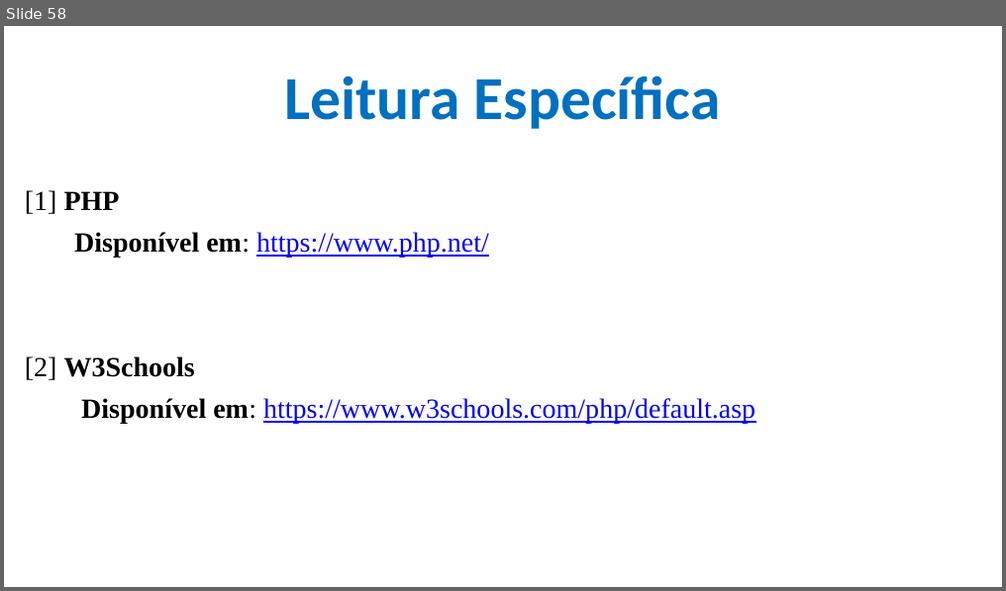
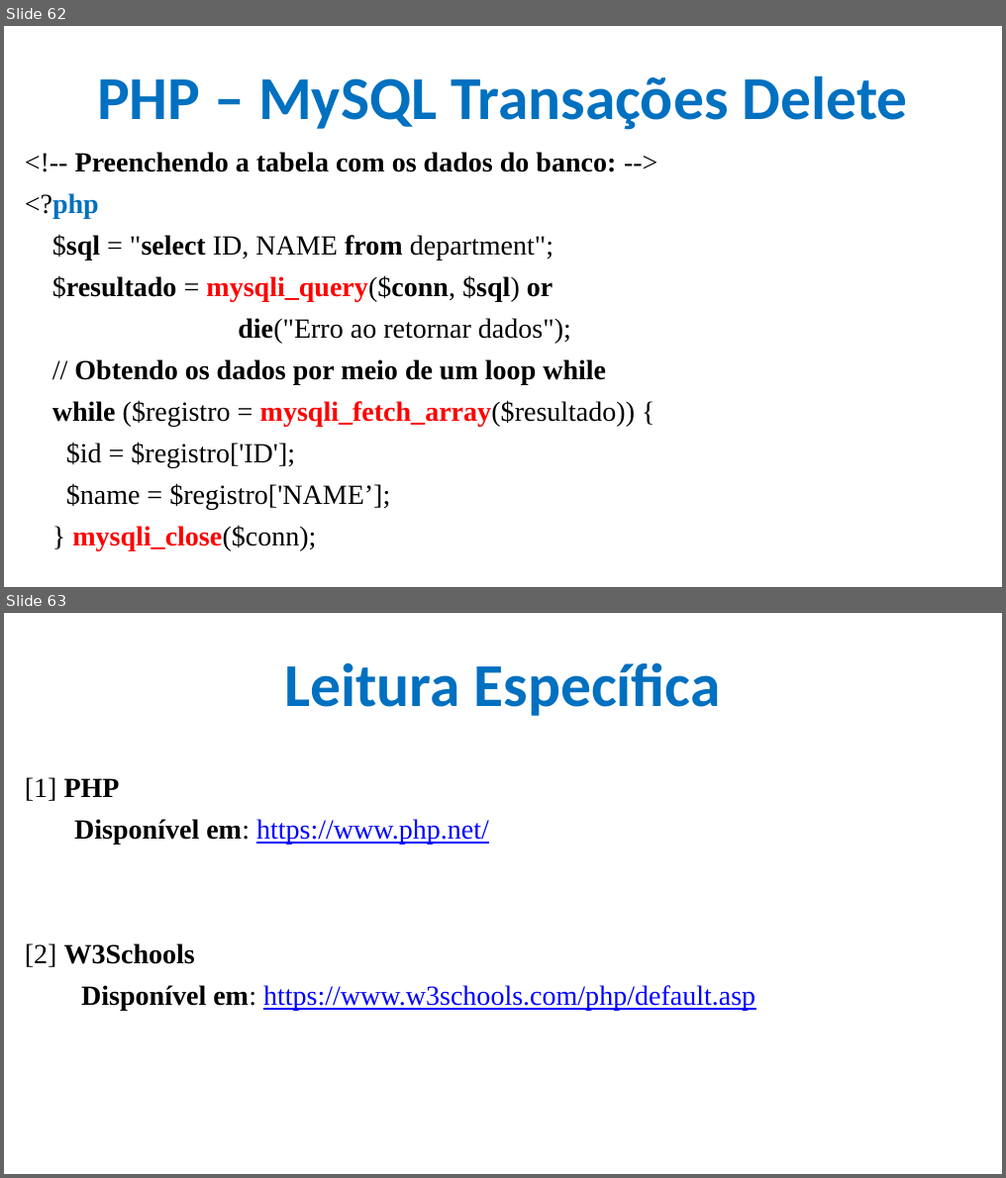
Before and after one commit to CloudEducationBrazil/WydenDesenvolvimentoWebPHP, a slide deck: 01 Classes/Aula 12 e 13 Desenvolvimento Web PHP - PHP.pptx. Shown one above the other, each under a label of ours: slide 58 before the commit, slides 62 and 63 after it. The pictures are 1006x591 and 1006x1178 pixels, drawn with LibreOffice and Linux fonts; fonts in the diff are those of the drawing; background and template pictures are left out. Boxes give left, top, right and bottom in pixels: in the first picture for what was removed or moved away, otherwise in the second. Text is boxed around its words. In the diff, an @@ line names an element or a change of style, - is before the commit and + after.

```diff
--- a/01 Classes/Aula 12 e 13 Desenvolvimento Web PHP - PHP.pptx
+++ b/01 Classes/Aula 12 e 13 Desenvolvimento Web PHP - PHP.pptx
@@ slide 62 added at box(4, 26, 1002, 587), background picture (left out) @@
@@ title added at box(97, 76, 908, 130), 44 pt, text #0070C0, bold @@
+PHP – MySQL Transações Delete
@@ text added at box(25, 152, 635, 552), 20 pt, text #000000, bold @@
+<!-- Preenchendo a tabela com os dados do banco: -->
+<?php
+$sql = "select ID, NAME from department";
+$resultado = mysqli_query($conn, $sql) or
+die("Erro ao retornar dados");
+// Obtendo os dados por meio de um loop while
+while ($registro = mysqli_fetch_array($resultado)) {
+$id = $registro['ID'];
+$name = $registro['NAME’];
+} mysqli_close($conn);
@@ what was slide 58 is now slide 63 @@
```
Also in this commit, not shown: 4 slides changed, 4 other slides added.
